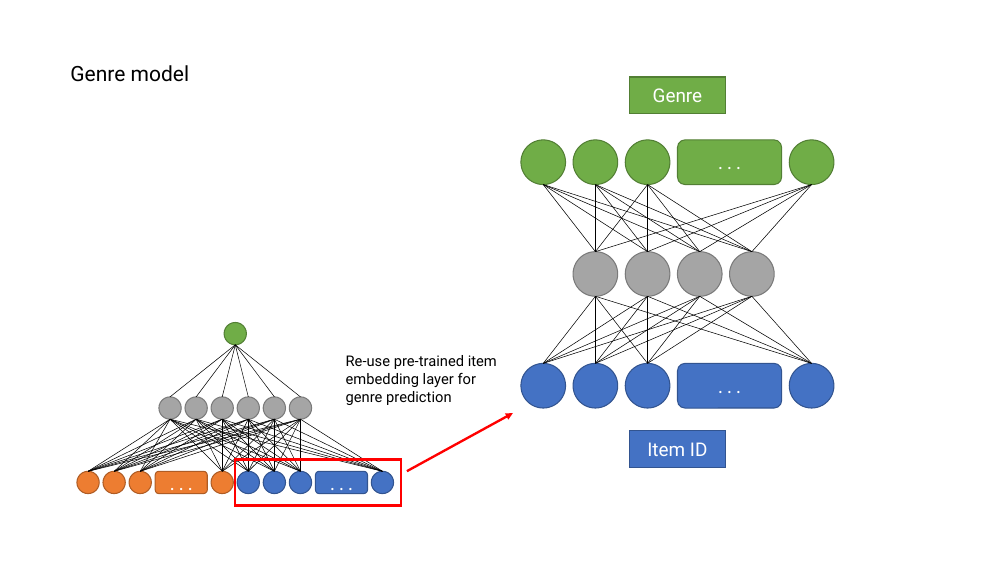
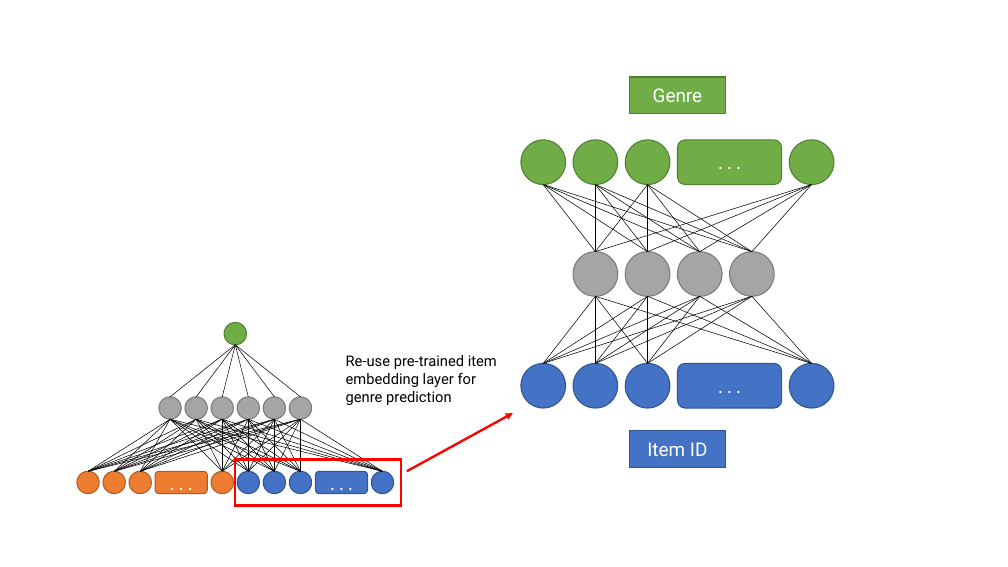
Before and after one commit to James-Leslie/deep-collaborative-filtering, a slide deck: slide 3 of figures/drawing-board.pptx (slide 2 before the commit). Drawn at 1008x567 pixels with LibreOffice and Linux fonts; fonts in the diff are those of the drawing. Boxes give left, top, right and bottom in pixels: in the first picture for what was removed or moved away, otherwise in the second. Text is boxed around its words. In the diff, an @@ line names an element or a change of style, - is before the commit and + after.

Commit message:
changed model architecture diagrams to pdf

```diff
--- a/figures/drawing-board.pptx
+++ b/figures/drawing-board.pptx
@@ text removed at box(70, 65, 190, 82) @@
-Genre model
```
Also in this commit, not shown: 1 other slide changed, 1 slide added, 4 other files.
